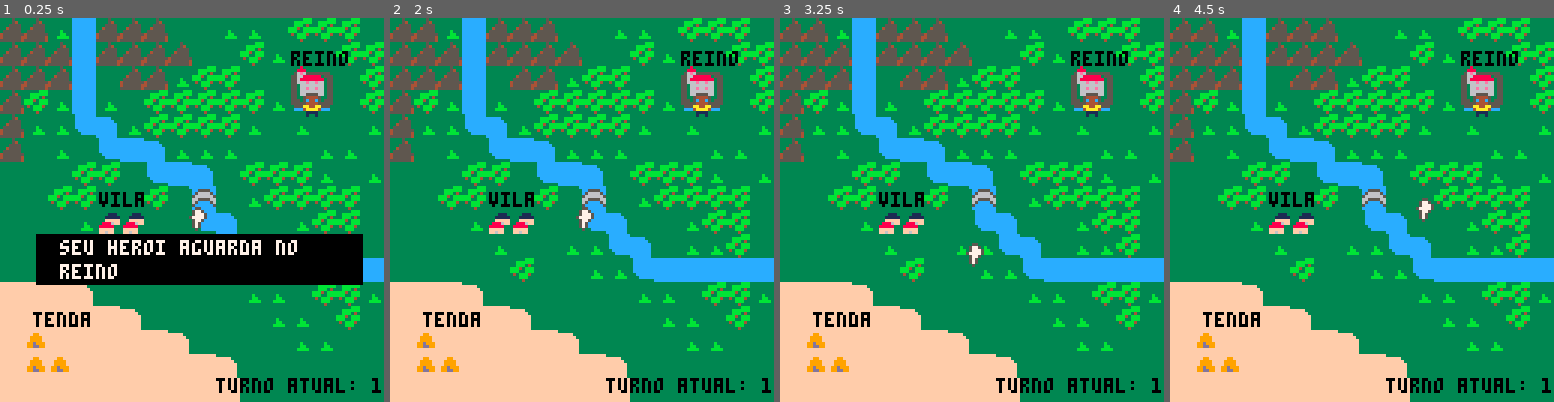
Above: before the commit, frames 1-4 (left to right).
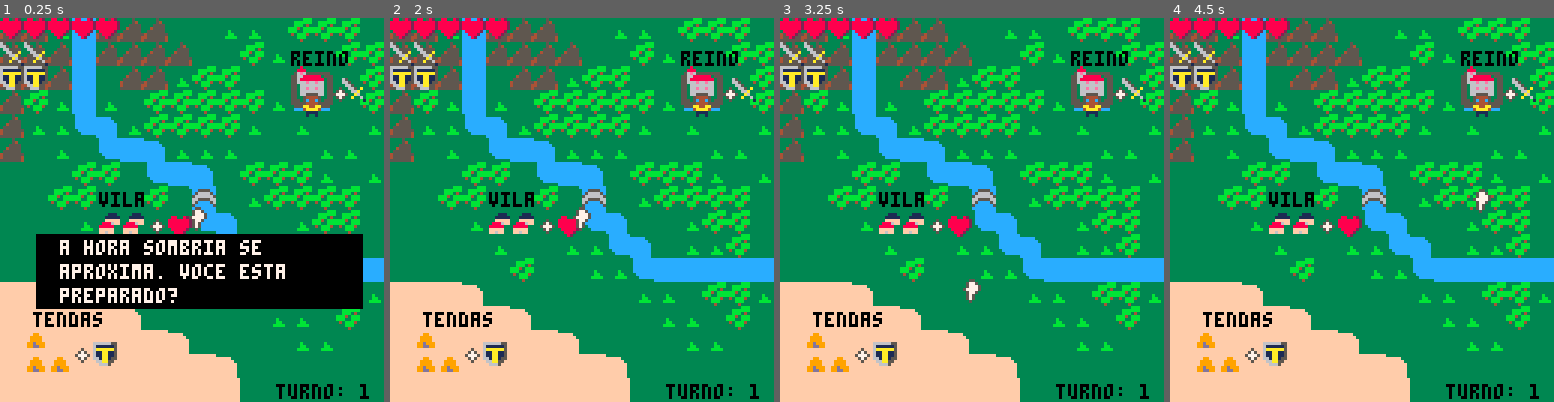
Above: after the commit, the same moments.

Repository: BarbaAlGhul/365indiesjam2018
Game: PICO-8 cartridge cthulhu.p8
The game is run twice, just before and just after one commit, with the same random seed, the same clock (stepped at 60 frames per second) and the same inputs.
Inputs:
- Up to frame 1 (0.25 s): no input
- Up to frame 2 (2 s): tap O (Z key) at 0.33, 0.7, 1.43 s; tap X (X key) at 1.07 s; hold Left from 1.97 s (still down)
- Up to frame 3 (3.25 s): tap X (X key) every 0.33 s from 2.07 to 3.07 s; tap O (Z key) at 2.22, 3.1 s; release Left at 2.37 s; hold Down 2.42-2.82 s; hold Right from 2.87 s (still down)
- Up to frame 4 (4.5 s): tap X (X key) every 0.33 s from 3.4 to 4.4 s; release Right at 3.53 s; hold Up 3.58-4.08 s; tap O (Z key) at 3.98 s; hold Right from 4.13 s (still down)

The runs differ from the first frame. In frame 1, 11% of the frame differs, in the area x 0-100%, y 0-100%; in frame 2, 4.0%; in frame 3, 4.2%; in frame 4, 4.2%.

Commit message:
cthulhu shows, music change

Diff:
--- a/cthulhu.p8
+++ b/cthulhu.p8
@@ -1,7 +1,7 @@
 pico-8 cartridge // http://www.pico-8.com
 version 16
 __lua__
---tables
+--variables
 --cursor sprite
 pc={}
 pc.x=63
@@ -12,6 +12,15 @@
 hero.x=100
 hero.y=25
 hero.sprite=16
+hero.life=5
+hero.lifex=0
+hero.lifey=0
+hero.attack=2
+hero.attackx=0
+hero.attacky=8
+hero.defense=2
+hero.defensex=0
+hero.defensey=16
 --dialog box sprites
 dbox={}
 dbox.x0=12
@@ -33,12 +42,23 @@
 rei.sp3y=24
 rei.sp4x=104
 rei.sp4y=24
+rei.firesp1=28
+rei.firesp2=26
+rei.frame=0
+rei.framemax=1
+rei.ticks=0
+rei.ticksmax=5
 --vila sprites
 vil={}
 vil.sp1x=32
 vil.sp1y=64
 vil.sp2x=40
 vil.sp2y=64
+vil.firesp=36
+vil.frame=0
+vil.framemax=1
+vil.ticks=0
+vil.ticksmax=5
 --tenda sprites
 ten={}
 ten.sp1x=8
@@ -47,32 +67,65 @@
 ten.sp2y=112
 ten.sp3x=16
 ten.sp3y=112
+ten.firesp=38
+ten.frame=0
+ten.framemax=1
+ten.ticks=0
+ten.ticksmax=5
+--cthulhu sprites
+cth={}
+cth.sp1x=0
+cth.sp1y=0
+cth.sp2x=0
+cth.sp2y=0
+cth.sp3x=0
+cth.sp3y=0
+cth.sp4x=0
+cth.sp4y=0
+cth.life=10
+cth.attack=5
+cth.defense=3
 --strings
 menutext={"reino","vila","tenda","cancelar"}
-intro={"seu heroi aguarda no","reino"}
+intro={"a hora sombria se","aproxima. voce esta","preparado?"}
+intro2={"va para as cidades para","se fortalecer"}
+intro3={"cthulhu esta voltando!","qual sera sua escolha?"}
+intro4={"seu heroi aguarda no","reino"}
 reino="reino"
 vila="vila"
-tenda="tenda"
+tenda="tendas"
+gamestatus="inicio"
 --booleans
 dl=true
-cth=false
 optmenu=false
-plturn=true
 burnrei=false
 burnvil=false
 burnten=false
 play=false
+cthrises=false
+cthmove=false
+menuchoice=false
+mhero=false
+cthenters=false
+cthmusic=false
 --counters
 selopt=1
 currentturn=1
-
+countrei=0
+countdialogs=0
+countcth=0
+cthstatus=0
+-->8
+--loop start here
 function _init()
-    cls()
+ cls()
+ music(1)
 end
 
 function _update()
 	movecursor()
 	checkmenusound()
+	cthulhumusic()
 end
 
 function _draw()
@@ -83,12 +136,48 @@
  print(reino,97,11,0)
 	print(vila,33,58,0)
 	print(tenda,11,98,0)
+	drawsymbols()
+	herostatus()
 	selecthero()
 	spr(pc.sprite,pc.x,pc.y)
- dialog(intro,2)
+ initialdialogs()
  options()
+ clickmenu()
  countturn()
-
+ movecthulhu()
+ movehero()
+end
+
+function initialdialogs()
+	if dl then
+ 	if countdialogs<1 then
+ 		dialog(intro,3)
+ 		if btnp(4) then
+ 			countdialogs+=1
+ 			dl=true
+ 		end
+ 	elseif countdialogs<2 then
+  	dialog(intro2,2)
+  	if btnp(4) then
+  		countdialogs+=1
+  		dl=true
+  	end
+  elseif countdialogs<3 then
+ 	 dialog(intro3,2)
+ 	 if btnp(4) then
+  	 countdialogs+=1
+  	 dl=true
+ 	 end
+ 	elseif countdialogs<4 then
+  	dialog(intro4,2)
+  	if btnp(4) then
+   	countdialogs+=1
+   	dl=true
+  	end
+  else
+  	dl=false
+ 	end
+ end
 end
 
 function drawplaces()
@@ -98,24 +187,71 @@
 		spr(48,rei.sp3x,rei.sp3y)
 		spr(49,rei.sp4x,rei.sp4y)
 	else
+		rei.ticks+=1
+		if rei.ticks==rei.ticksmax then
+		 if rei.frame==rei.framemax then
+		 	rei.frame=0
+		 else
+		 	rei.frame+=1
+		 end
+		 rei.ticks=0
+	 end
+		spr(30,rei.sp1x,rei.sp1y)
+		spr(rei.firesp1+rei.frame,rei.sp2x,rei.sp2y)
+		spr(rei.firesp2+rei.frame,rei.sp3x,rei.sp3y)
+		spr(31,rei.sp4x,rei.sp4y)
 	end
 	if not burnvil then
 		spr(17,vil.sp1x,vil.sp1y)
 		spr(17,vil.sp2x,vil.sp2y)
+	else
+ 	vil.ticks+=1
+		if vil.ticks==vil.ticksmax then
+		 if vil.frame==vil.framemax then
+		 	vil.frame=0
+		 else
+		 	vil.frame+=1
+		 end
+		 vil.ticks=0
+	 end
+		spr(40,vil.sp1x,vil.sp1y)
+		spr(vil.firesp+vil.frame,vil.sp2x,vil.sp2y)
 	end
 	if not burnten then
 		spr(18,ten.sp1x,ten.sp1y)
 		spr(18,ten.sp2x,ten.sp2y)
 		spr(18,ten.sp3x,ten.sp3y)
-	end
+	else
+ 	ten.ticks+=1
+		if ten.ticks==ten.ticksmax then
+		 if ten.frame==ten.framemax then
+		 	ten.frame=0
+		 else
+		 	ten.frame+=1
+		 end
+		 ten.ticks=0
+	 end
+		spr(41,ten.sp1x,ten.sp1y)
+		spr(41,ten.sp2x,ten.sp2y)
+		spr(ten.firesp+ten.frame,ten.sp3x,ten.sp3y)
+	end
+end
+
+function drawsymbols()
+	spr(42,110,22)
+	spr(24,114,20)
+	spr(42,49,66)
+	spr(25,56,66)
+	spr(42,24,109)
+	spr(23,31,108)
 end
 
 function movecursor()
 	if not dl then
-		if btn(0) then pc.x-=1	end
- 	if btn(1) then	pc.x+=1 end
- 	if btn(2) then pc.y-=1 end
- 	if btn(3) then pc.y+=1 end
+		if btn(0) then pc.x-=2	end
+ 	if btn(1) then	pc.x+=2 end
+ 	if btn(2) then pc.y-=2 end
+ 	if btn(3) then pc.y+=2 end
 	end
 end
 
@@ -126,6 +262,7 @@
 				spr(2,hero.x,hero.y)
 				if btnp(4) then
 					optmenu=true
+					play=true
 			 end
 			end
 		end
@@ -140,7 +277,7 @@
 		for i=0, count(text)-1 do
 			print(text[i+1],dbox.x0+8,dbox.y0+2+(i*8),7)
 		end
-		if btnp(4) then	dl=false	end
+		if btnp(4) or btnp(5) then	dl=false	end
 	end
 end
 
@@ -149,6 +286,7 @@
 		dl=true
 		dialog(menutext,4)
 		spr(menusel.sprite,menusel.x,menusel.y)
+		menuchoice=true
 		if selopt < 1 then selopt=1
 		elseif selopt > 4 then selopt=4
 		else
@@ -162,49 +300,175 @@
 			 if menusel.y>96 then menusel.y=96 end
 			end
 		end
-		if btnp(4) then
-				if selopt==1 then
-					play=true
-					reinof()
-				elseif selopt==2 then
-					vilaf()
-				elseif selopt==3 then
-					tendaf()
-				elseif selopt==4 then
-					play=true
-					optmenu=false
-					selopt=1
-					menusel.y=72
-				end
-		end
+	end
+end
+
+function clickmenu()
+	if menuchoice then
+		if btnp(5) then
+			play=true
+			optmenu=false
+ 		selopt=1
+ 		menusel.y=72
+ 		countrei=0
+ 		gamestatus="inicio"
+ 	elseif btnp(4) then
+ 		if selopt==4 then
+ 			play=true
+  		optmenu=false
+  		selopt=1
+  		menusel.y=72
+  		countrei=0
+  		gamestatus="inicio"
+  	elseif selopt==1 then
+  		play=true
+  		gamestatus="reino"
+  	elseif selopt==2 then
+  		play=true
+  		gamestatus="vila"
+  	elseif selopt==3 then
+  		play=true
+  		gamestatus="tenda"
+  	end
+		end
+		menuchoice=false
 	end
 end
 
 function countturn()
-	print("turno atual: "..tostr(currentturn),72,120,0)
-end
-
-function cthulhu(cth)
+	print("turno: "..tostr(currentturn),92,122,0)
+end
+
+function movecthulhu()
+	if currentturn>3 and not cthenters then
+		local n=rnd(2)
+		if n>1 then
+			cthrises=true
+			cthmove=true
+			cthenters=true
+		end
+	end
+	if cthrises then
+		if cthmove then
+			local n=rnd(3)
+			if n<1 then
+				cth.sp1x=88
+    cth.sp1y=8
+    cth.sp2x=96
+    cth.sp2y=8
+    cth.sp3x=88
+    cth.sp3y=16
+    cth.sp4x=96
+    cth.sp4y=16
+    drawcthulhu()
+    cthmove=false
+    burnrei=true
+    cthstatus=1
+			elseif n>=1 and n<2 then
+				cth.sp1x=24
+    cth.sp1y=56
+    cth.sp2x=32
+    cth.sp2y=56
+    cth.sp3x=24
+    cth.sp3y=64
+    cth.sp4x=32
+    cth.sp4y=64
+    cthmove=false
+ 			drawcthulhu()
+ 			burnvil=true
+ 			cthstatus=2
+			elseif n>=2 then
+ 			cth.sp1x=0
+    cth.sp1y=96
+    cth.sp2x=8
+    cth.sp2y=96
+    cth.sp3x=0
+    cth.sp3y=104
+    cth.sp4x=8
+    cth.sp4y=104
+    cthmove=false
+ 			drawcthulhu()
+ 			burnten=true
+ 			cthstatus=3
+			end
+			else
+ 			drawcthulhu()
+		end
+	end
+end
+
+function drawcthulhu()
+	spr(34,cth.sp1x,cth.sp1y)
+	spr(35,cth.sp2x,cth.sp2y)
+	spr(50,cth.sp3x,cth.sp3y)
+	spr(51,cth.sp4x,cth.sp4y)
+end
+
+function cthulhumusic()
+	if cthrises then
+		if not cthmusic then
+		music(0)
+		cthmusic=true
+		end
+	end
+end
+
+function herostatus()
+	for i=0,hero.life-1 do
+		spr(25,hero.lifex+(i*8),hero.lifey)
+	end
+	for i=0,hero.attack-1 do
+		spr(24,hero.attackx+(i*8),hero.attacky)
+	end
+	for i=0,hero.defense-1 do
+			spr(23,hero.defensex+(i*8),hero.defensey)
+	end
 end
 -->8
-function reinof()
-	plturn=false
-	if plturn then
-		currentturn+=1
-	end
-end
-
-function vilaf()
-	plturn=false
-	if plturn then
-		currentturn+=1
-	end
-end
-
-function tendaf()
-	plturn=false
-	if plturn then
-		currentturn+=1
+--move functions
+function movehero()
+	if btnp(4) then
+		if gamestatus=="reino" then
+			gamestatus="inicio"
+ 	 countrei+=1
+ 		if countrei%2==0 then
+ 			hero.x=100
+ 			hero.y=25
+ 			currentturn+=1
+  		optmenu=false
+  		selopt=1
+  		menusel.y=72
+  		countrei=0
+  		hero.attack+=1
+  		if hero.attack>10 then hero.attack=10 end
+  		gamestatus="inicio"
+  		if cthrises then cthmove=true end
+ 		end
+ 	elseif gamestatus=="vila" then
+ 		currentturn+=1
+ 		hero.x=40
+ 		hero.y=72
+ 		optmenu=false
+ 		selopt=1
+ 		menusel.y=72
+ 		countrei=0
+ 		hero.life+=1
+ 		if hero.life>10 then hero.life=10 end
+ 		gamestatus="inicio"
+ 		if cthrises then cthmove=true end
+ 	elseif gamestatus=="tenda" then
+			currentturn+=1
+			hero.x=16
+			hero.y=104
+			optmenu=false
+ 		selopt=1
+ 		menusel.y=72
+ 		countrei=0
+ 		hero.defense+=1
+ 		if hero.defense>10 then hero.defense=10 end
+ 		gamestatus="inicio"
+ 		if cthrises then cthmove=true end
+		end
 	end
 end
 -->8
@@ -297,11 +561,11 @@
 140403040d0a0c0303030404040303043f3f3f3f3f3f3f3f3f3f3f3f3f3f3f3f3f3f3f3f3f3f3f3f3f3f3f3f3f3f3f3f3f3f3f3f3f3f3f3f3f3f3f3f3f3f3f3f3f3f3f3f3f3f3f3f3f3f3f3f3f3f3f3f3f3f3f3f3f3f3f0000000000000000000000000000000000000000000000000000000000000000000000000000000000
 0404041515040d0a0c041515150304033f3f3f3f3f3f3f3f3f3f3f3f3f3f3f3f3f3f3f3f3f3f3f3f3f3f3f3f3f3f3f3f3f3f3f3f3f3f3f3f3f3f3f3f3f3f3f3f3f3f3f3f3f3f3f3f3f3f3f3f3f3f3f3f3f3f3f3f3f3f3f0000000000000000000000000000000000000000000000000000000000000000000000000000000000
 040415150404150f13040315151515043f3f3f3f00003f003f3f3f3f3f3f3f3f3f3f3f3f3f3f3f3f3f3f3f3f3f3f3f3f3f3f3f3f3f3f3f3f3f3f3f3f3f3f3f3f3f3f3f3f3f3f3f3f3f3f3f3f3f3f3f3f3f3f3f3f3f3f3f0000000000000000000000000000000000000000000000000000000000000000000000000000000000
-04040403040404040d0c0404031515043f3f3f3f000000133f0000003f3f3f3f3f3f3f3f3f3f3f3f3f3f3f3f3f3f3f3f3f3f3f3f3f3f3f3f3f3f3f3f3f3f3f3f3f3f3f3f3f3f3f3f3f3f3f3f3f3f3f3f3f3f3f3f3f3f3f0000000000000000000000000000000000000000000000000000000000000000000000000000000000
-0404040403040403030d0c04030315043f3f3f3f00003f1300003f3f3f3f3f3f3f3f3f3f3f3f3f3f3f3f3f3f3f3f3f3f3f3f3f3f3f3f3f3f3f3f3f3f3f3f3f3f3f3f3f3f3f3f3f3f3f3f3f3f3f3f3f3f3f3f3f3f3f3f3f0000000000000000000000000000000000000000000000000000000000000000000000000000000000
-040404040415040403030d0a0a0a0a0a3f3f3f3f000000003f3f3f0000003f3f3f3f3f3f3f3f3f3f3f3f3f3f3f3f3f3f3f3f3f3f3f3f3f3f3f3f3f3f3f3f3f3f3f3f3f3f3f3f3f3f3f3f3f3f3f3f3f3f3f3f3f3f3f3f3f0000000000000000000000000000000000000000000000000000000000000000000000000000000000
-060606050404040404040303041515033f3f3f3f003f3f13133f0000003f3f3f3f3f3f3f3f3f3f3f3f3f3f3f3f3f3f3f3f3f3f3f3f3f3f3f3f3f3f3f3f3f3f3f3f3f3f3f3f3f3f3f3f3f3f3f3f3f3f3f3f3f3f3f3f3f3f0000000000000000000000000000000000000000000000000000000000000000000000000000000000
-060606060605040404040403030415043f3f3f3f3f3f3f3f3f3f3f3f3f3f3f3f3f3f3f3f3f3f3f3f3f3f3f3f3f3f3f3f3f3f3f3f3f3f3f3f3f3f3f3f3f3f3f3f3f3f3f3f3f3f3f3f3f3f3f3f3f3f3f3f3f3f3f3f3f3f3f0000000000000000000000000000000000000000000000000000000000000000000000000000000000
+04040403040404040d0c0404031515043f3f3f3f00000000000000003f3f3f3f3f3f3f3f3f3f3f3f3f3f3f3f3f3f3f3f3f3f3f3f3f3f3f3f3f3f3f3f3f3f3f3f3f3f3f3f3f3f3f3f3f3f3f3f3f3f3f3f3f3f3f3f3f3f3f0000000000000000000000000000000000000000000000000000000000000000000000000000000000
+0404040403040403030d0c04030315043f3f3f3f00003f0000003f3f3f3f3f3f3f3f3f3f3f3f3f3f3f3f3f3f3f3f3f3f3f3f3f3f3f3f3f3f3f3f3f3f3f3f3f3f3f3f3f3f3f3f3f3f3f3f3f3f3f3f3f3f3f3f3f3f3f3f3f0000000000000000000000000000000000000000000000000000000000000000000000000000000000
+040404040415040403030d0a0a0a0a0a3f3f3f3f00000000003f3f0000003f3f3f3f3f3f3f3f3f3f3f3f3f3f3f3f3f3f3f3f3f3f3f3f3f3f3f3f3f3f3f3f3f3f3f3f3f3f3f3f3f3f3f3f3f3f3f3f3f3f3f3f3f3f3f3f3f0000000000000000000000000000000000000000000000000000000000000000000000000000000000
+060606050404040404040303041515033f3f3f3f003f3f00003f0000003f3f3f3f3f3f3f3f3f3f3f3f3f3f3f3f3f3f3f3f3f3f3f3f3f3f3f3f3f3f3f3f3f3f3f3f3f3f3f3f3f3f3f3f3f3f3f3f3f3f3f3f3f3f3f3f3f3f0000000000000000000000000000000000000000000000000000000000000000000000000000000000
+060606060605040404040403030415043f3f3f3f3f3f00003f3f3f3f3f3f3f3f3f3f3f3f3f3f3f3f3f3f3f3f3f3f3f3f3f3f3f3f3f3f3f3f3f3f3f3f3f3f3f3f3f3f3f3f3f3f3f3f3f3f3f3f3f3f3f3f3f3f3f3f3f3f3f0000000000000000000000000000000000000000000000000000000000000000000000000000000000
 060606060606060504040404030304043f3f3f3f3f3f3f3f3f3f3f3f3f3f3f3f3f3f3f3f3f3f3f3f3f3f3f3f3f3f3f3f3f3f3f3f3f3f3f3f3f3f3f3f3f3f3f3f3f3f3f3f3f3f3f3f3f3f3f3f3f3f3f3f3f3f3f3f3f3f3f0000000000000000000000000000000000000000000000000000000000000000000000000000000000
 060606060606060606050404040404043f3f3f3f3f3f3f3f3f3f3f3f3f3f3f3f3f3f3f3f3f3f3f3f3f3f3f3f3f3f3f3f3f3f3f3f3f3f3f3f3f3f3f3f3f3f3f3f3f3f3f3f3f3f3f3f3f3f3f3f3f3f3f3f3f3f3f3f3f3f3f0000000000000000000000000000000000000000000000000000000000000000000000000000000000
 060606060606060606060404040404043f3f3f3f3f3f3f3f3f3f3f3f3f3f3f3f3f3f3f3f3f3f3f3f3f3f3f3f3f3f3f3f3f3f3f3f3f3f3f3f3f3f3f3f3f3f3f3f3f3f3f3f3f3f3f3f3f3f3f3f3f3f3f3f3f3f3f3f3f3f3f0000000000000000000000000000000000000000000000000000000000000000000000000000000000
Not shown, changed: 24 lines of the sprite sheet (__gfx__) section of cthulhu.p8
Not shown, changed: the music (__music__) section of cthulhu.p8
Not shown, changed: the sound effects (__sfx__) section of cthulhu.p8
